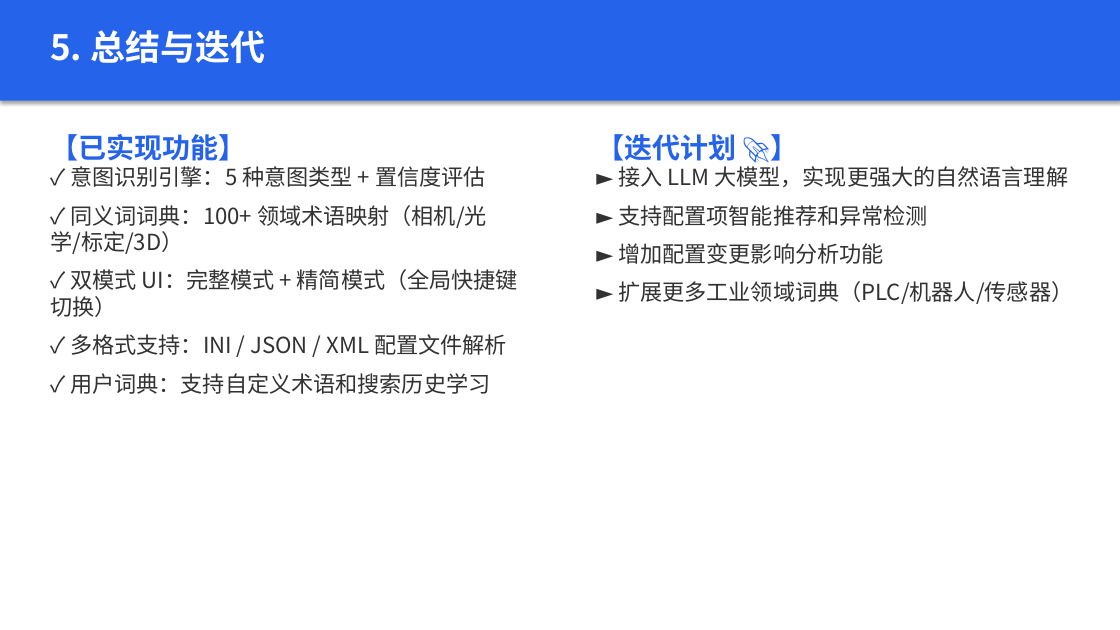
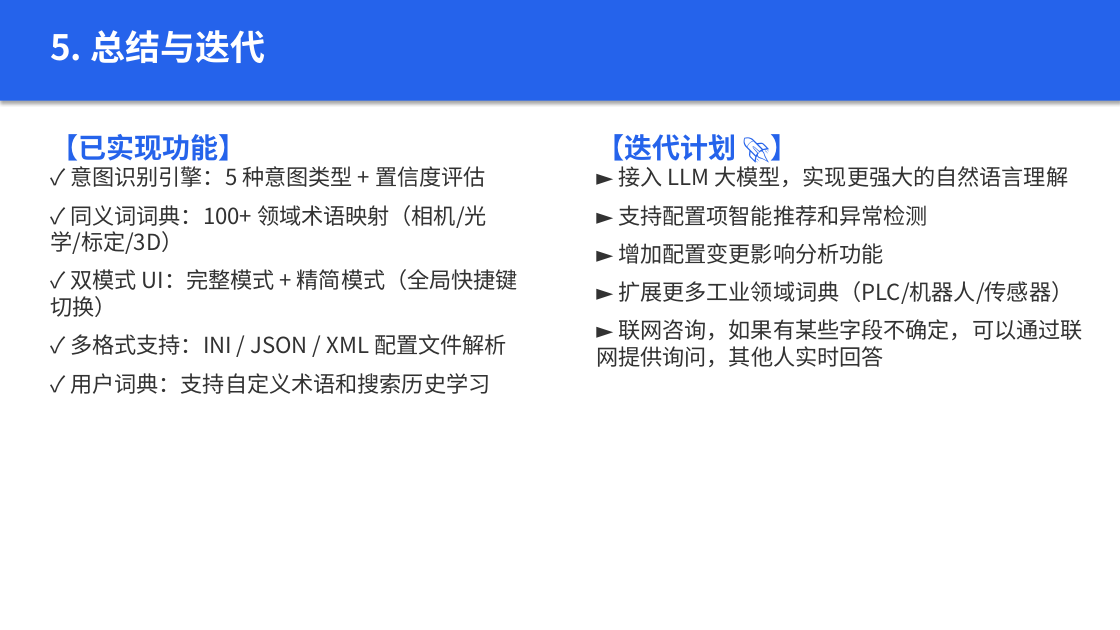
Before and after one commit to 1zyp9999/configWatcher, a slide deck: slide 11 of ConfigWatcher_AI 编程马拉松作品.pptx (slide 6 before the commit). Drawn at 1120x630 pixels with LibreOffice and Linux fonts; fonts in the diff are those of the drawing. Boxes give left, top, right and bottom in pixels: in the first picture for what was removed or moved away, otherwise in the second. Text is boxed around its words. In the diff, an @@ line names an element or a change of style, - is before the commit and + after.

```diff
--- a/ConfigWatcher_AI 编程马拉松作品.pptx
+++ b/ConfigWatcher_AI 编程马拉松作品.pptx
@@ text at (596, 319, 1082, 367): paragraph added @@
+► 联网咨询，如果有某些字段不确定，可以通过联网提供询问，其他人实时回答
```
Also in this commit, not shown: 3 other slides changed, 5 slides added.
